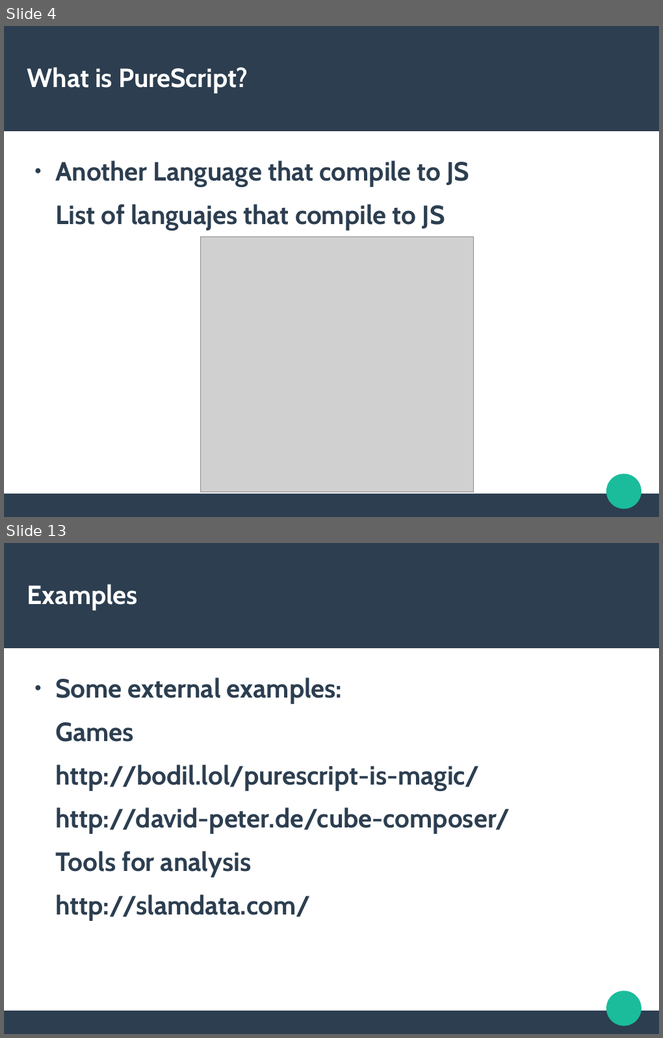
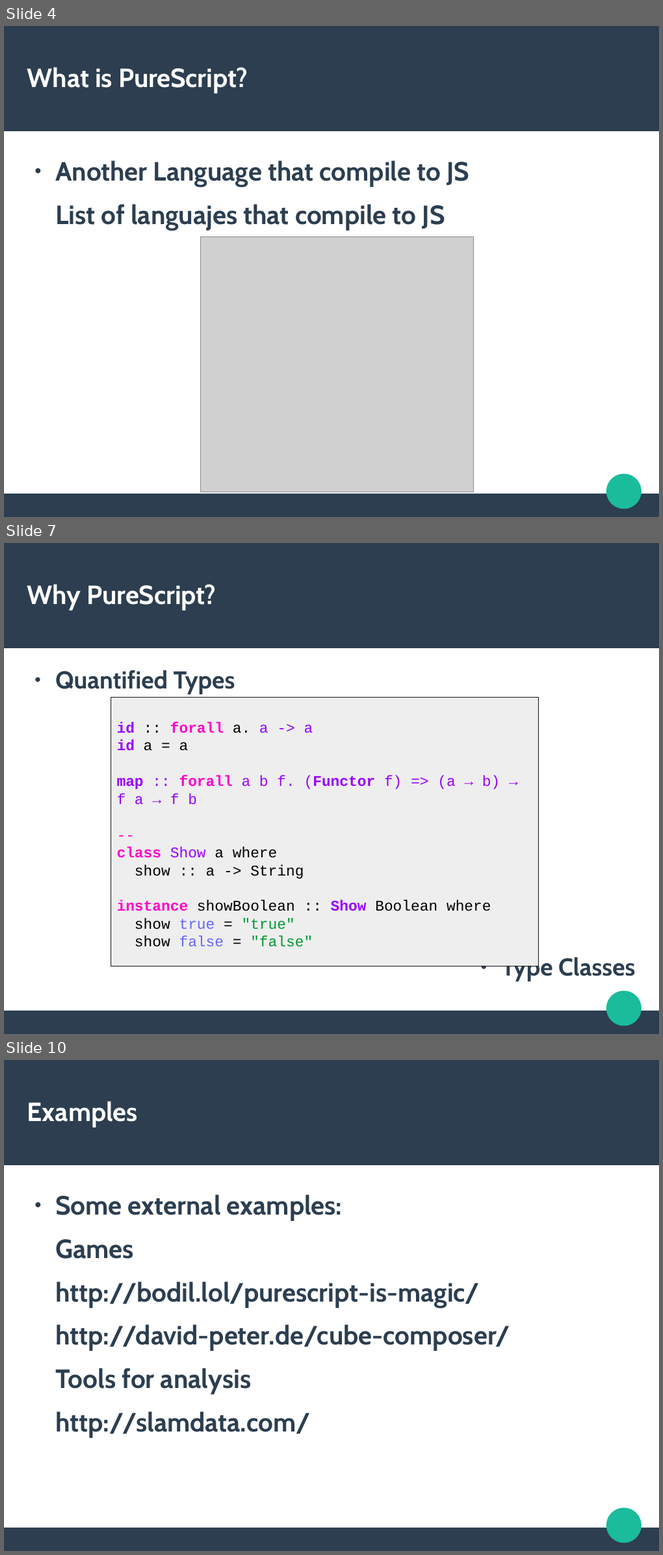
Before and after one commit to CristhianMotoche/ExPS, a slide deck: Presentation.odp. Shown one above the other, each under a label of ours: slides 4 and 13 before the commit, slides 4, 7 and 10 after it; the slides between them are not shown. The pictures are 663x1038 and 663x1555 pixels, drawn with LibreOffice and Linux fonts; fonts in the diff are those of the drawing; grey boxes stand for pictures. Boxes give left, top, right and bottom in pixels: in the first picture for what was removed or moved away, otherwise in the second. Text is boxed around its words. In the diff, an @@ line names an element or a change of style, - is before the commit and + after.

```diff
--- a/Presentation.odp
+++ b/Presentation.odp
@@ slide 7 added at (4,543,659,1034), background #FFFFFF; not listed: 3 template elements that a slide beside it also shows @@
@@ title added at (27,584,217,610), 31.9 pt, text #FFFFFF, bold @@
+Why PureScript?
@@ text added at (55,670,636,982), 29.6 pt, text #2C3E50, bold @@
+● Quantified Types
+● Type Classes
@@ rectangle added at (111,698,539,966), fill #EEEEEE, outline #111111 0 pt, 18 pt, text #000000 @@
+id :: forall a. a -> a
+id a = a
+map :: forall a b f. (Functor f) => (a → b) → f a → f b
+--
+class Show a where
+show :: a -> String
+instance showBoolean :: Show Boolean where
+show true = "true"
+show false = "false"
@@ what was slide 13 is now slide 10 @@
```
Also in this commit, not shown: 4 slides changed, 1 other slide added, 5 slides removed, 5 other files.
